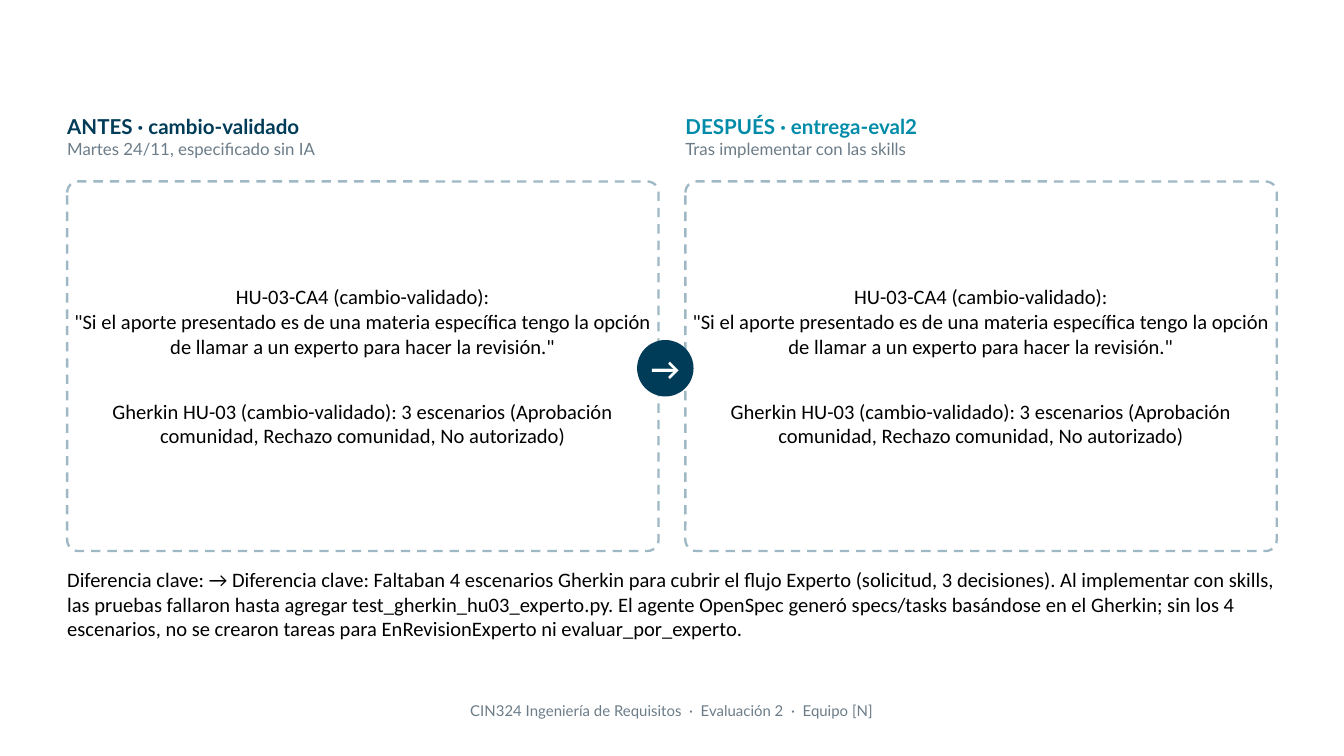
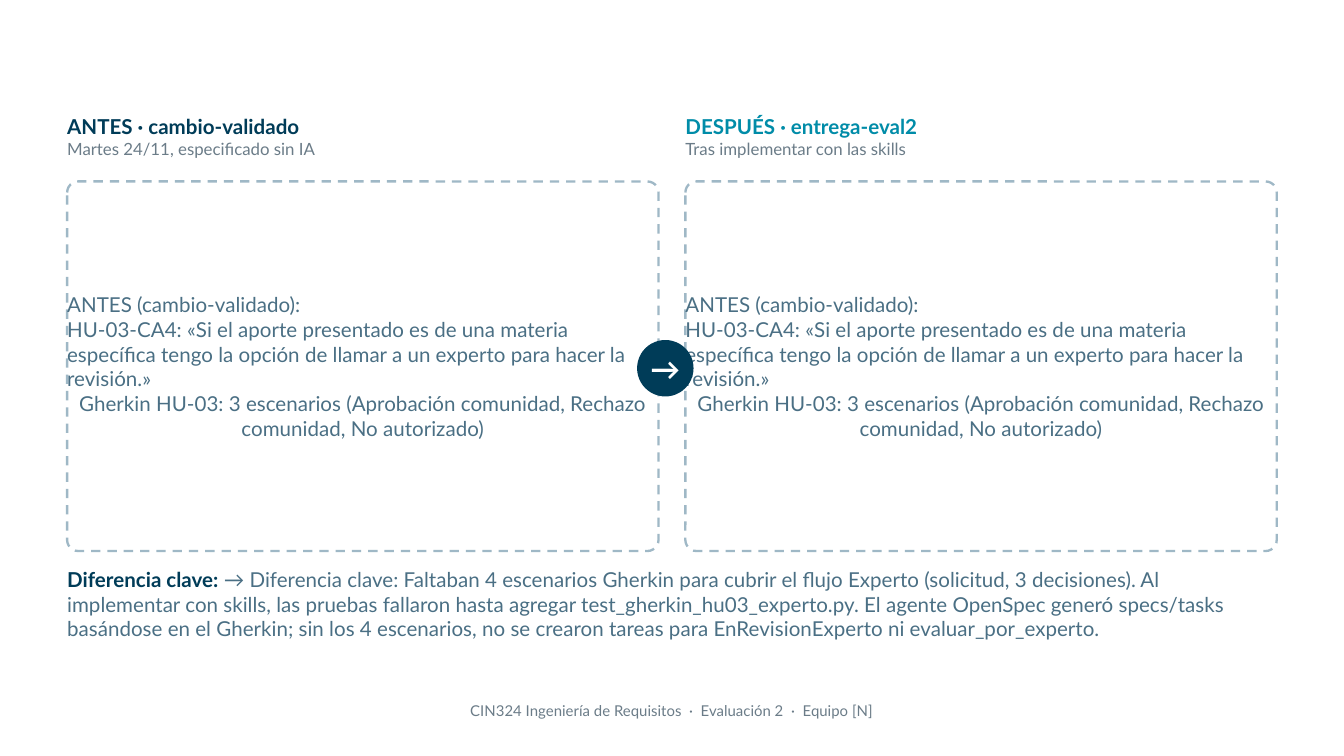
Before and after one commit to mapacheCorps/entrega, a slide deck: slide 6 of eval2/Presentacion_Evaluacion2_mapacheCorps.pptx. Drawn at 1344x756 pixels with LibreOffice and Linux fonts; fonts in the diff are those of the drawing; background and template pictures are left out. Boxes give left, top, right and bottom in pixels: in the first picture for what was removed or moved away, otherwise in the second. Text is boxed around its words. In the diff, an @@ line names an element or a change of style, - is before the commit and + after.

```diff
--- a/eval2/Presentacion_Evaluacion2_mapacheCorps.pptx
+++ b/eval2/Presentacion_Evaluacion2_mapacheCorps.pptx
@@ text at [67, 295, 645, 439]: text changed; font Calibri to Lato; text colour #000000 to #4A6F84 @@
-HU-03-CA4 (cambio-validado):
-"Si el aporte presentado es de una materia específica tengo la opción de llamar a un experto para hacer la revisión."
-Gherkin HU-03 (cambio-validado): 3 escenarios (Aprobación comunidad, Rechazo comunidad, No autorizado)
+ANTES (cambio-validado):
+HU-03-CA4: «Si el aporte presentado es de una materia específica tengo la opción de llamar a un experto para hacer la revisión.»
+Gherkin HU-03: 3 escenarios (Aprobación comunidad, Rechazo comunidad, No autorizado)
@@ text at [685, 295, 1263, 439]: text changed; font Calibri to Lato; text colour #000000 to #4A6F84 @@
-HU-03-CA4 (cambio-validado):
-"Si el aporte presentado es de una materia específica tengo la opción de llamar a un experto para hacer la revisión."
-Gherkin HU-03 (cambio-validado): 3 escenarios (Aprobación comunidad, Rechazo comunidad, No autorizado)
+ANTES (cambio-validado):
+HU-03-CA4: «Si el aporte presentado es de una materia específica tengo la opción de llamar a un experto para hacer la revisión.»
+Gherkin HU-03: 3 escenarios (Aprobación comunidad, Rechazo comunidad, No autorizado)
@@ text "Diferencia clave: → Diferencia clave: ..." at [67, 571, 1224, 640]: font Calibri to Lato, text colour #000000 to #4A6F84; text colour #000000 to #003C58, bold on in "Diferencia clave:" @@
```
Also in this commit, not shown: 14 other slides changed, 3 other files.
